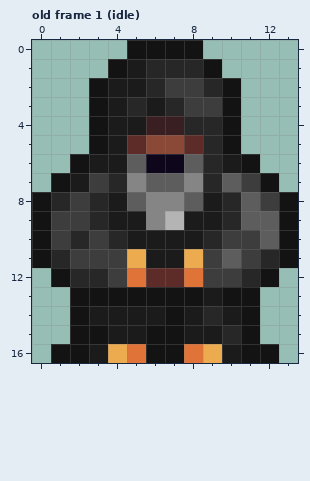
Pixel-art file -- BurningKnight/Content/Animations/dark_mage.ase. The first picture shows the starting point.
14x18 pixels, 1 frame. Shown: old frame 1 (idle). The old version is drawn lined up with the new one, on the new canvas. The commit also changed other frames, which this record leaves out.
The same view after the edit:
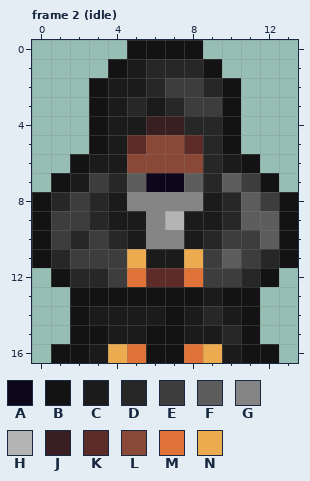
Palette (. is transparent): A #0e071b  B #131313  C #1b1b1b  D #272727  E #3d3d3d  F #5d5d5d  G #858585  H #b4b4b4  J #391f21  K #5d2c28  L #8a4836  M #e07438  N #edab50
A new or re-ordered frame is compared with the old frame closest to it.
Edits made:
canvas 14x18 -> 14x17, the old top-left corner now at 0,-1 (the part of the old canvas that was cut away was empty and is not shown)
frames 1 -> 6
Frame 2 (idle) is new; against old frame 1 (idle):
y 6: x 5..8 FAAF -> LLLL
y 7: x 5..8 GFFG -> FAAF
y 8: x 5 F -> G; x 8 F -> G
y 10: x 6..7 CC -> GG
Boxes around the changes in both pictures, in picture pixels (x1, y1, x2, y2):
changed: (127, 154, 203, 249)
